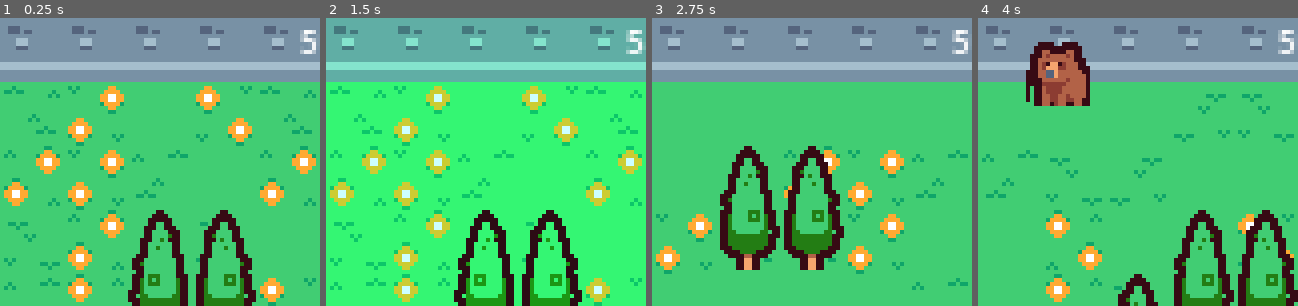
Above: before the commit, frames 1-4 (left to right).
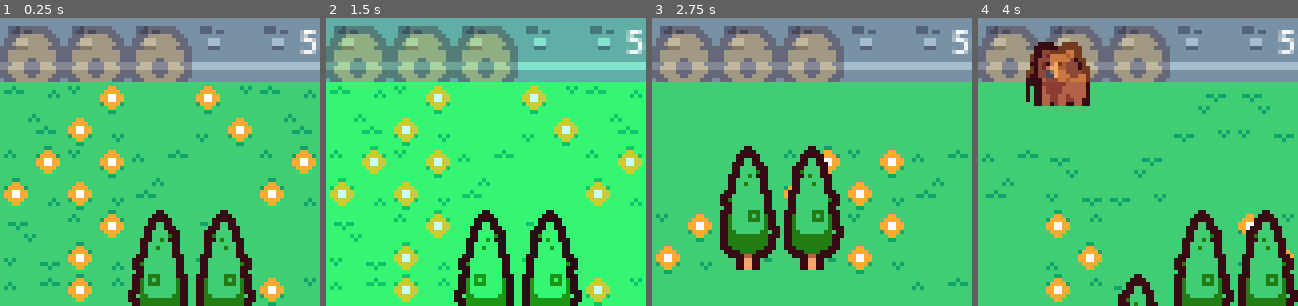
Above: after the commit, the same moments.

Repository: QuantumDamage/Seasonal-Consequences
Game: Godot game, scene res://scenes/Main.tscn
Two runs of this game, one before a commit and one after it. Both use one fixed random seed, a clock stepped at 60 frames per second and the inputs below.
Inputs:
- Up to frame 1 (0.25 s): no input
- Up to frame 2 (1.5 s): tap Enter at 0.5 s; hold Right (ui_right) 0.53-1.28 s; tap U (pora_roku) at 0.6, 1.35 s; hold Down (ui_down) from 1.28 s (still down)
- Up to frame 3 (2.75 s): tap E (restart) at 2 s; release Down (ui_down) at 2.03 s; hold Right (ui_right) from 2.03 s (still down); tap U (pora_roku) at 2.1 s
- Up to frame 4 (4 s): release Right (ui_right) at 2.78 s; hold Up (ui_up) 2.78-3.53 s; tap U (pora_roku) at 2.85, 3.6 s; tap E (restart) at 3.5 s; hold Left (ui_left) from 3.53 s (still down)
The pictures show only the part of the screen within x 0-50%, y 0-50%; the shares and areas given below are measured in that part.

The runs differ from the first frame. In frame 1, 10% of the frame differs, in the area x 0-60%, y 2-23%; in frame 2, 10%; in frame 3, 10%; in frame 4, 9.4%.

Commit message:
added beehives counter

Diff:
--- a/scenes/Main.tscn
+++ b/scenes/Main.tscn
@@ -10,6 +10,7 @@
 [ext_resource type="PackedScene" uid="uid://blcavevd3ec8i" path="res://scenes/Wall.tscn" id="6_rn1i6"]
 [ext_resource type="Script" path="res://scripts/WorldTileMap.gd" id="7_0hok2"]
 [ext_resource type="Script" path="res://scripts/BackgroundMusic.gd" id="9_lk64l"]
+[ext_resource type="Script" path="res://scripts/CollectablesDisplayManager.gd" id="11_68jkx"]
 
 [sub_resource type="TileSetAtlasSource" id="TileSetAtlasSource_6nu7n"]
 texture = ExtResource("1_g0yv5")
@@ -1880,3 +1881,6 @@
 
 [node name="BackgroundMusic" type="AudioStreamPlayer" parent="."]
 script = ExtResource("9_lk64l")
+
+[node name="CollectablesDisplayManager" type="Node2D" parent="."]
+script = ExtResource("11_68jkx")
--- /dev/null
+++ b/scripts/CollectablesDisplayManager.gd
@@ -0,0 +1,26 @@
+extends Node2D
+
+var BEEHIVE_SLOTS = 3  # Domyślna wartość, może być zmieniona przy inicjalizacji
+const SLOT_SIZE = 16  # Zmniejszone do 32, bo oryginalna tekstura ma 16x16
+
+var collected_beehives = 0
+var beehive_slots = []
+
+var beehive_texture = preload("res://assets/town_packed_converted.png")
+
+func initialize(n: int):
+	BEEHIVE_SLOTS = n
+	for i in range(BEEHIVE_SLOTS):
+		var slot = Sprite2D.new()
+		slot.texture = beehive_texture
+		slot.region_enabled = true
+		slot.region_rect = Rect2(160, 112, 16, 16)  # Zakładając, że to są poprawne koordynaty dla tekstury ula
+		slot.position = Vector2(i * SLOT_SIZE + 8, 8)
+		slot.modulate = Color(1, 1, 1, 0.3)  # Prawie przezroczysty
+		add_child(slot)
+		beehive_slots.append(slot)
+
+func add_beehive():
+	if collected_beehives < BEEHIVE_SLOTS:
+		beehive_slots[collected_beehives].modulate = Color(1, 1, 1, 1)  # Pełna nieprzezroczystość
+		collected_beehives += 1
--- a/scripts/Main.gd
+++ b/scripts/Main.gd
@@ -32,7 +32,14 @@
 const BEEHIVE_CHANCE = 0.02
 const FISH_CHANCE = 0.02
 
+var beehive_display
+
 func _ready():
+	beehive_display = $CollectablesDisplayManager
+	beehive_display.position = Vector2(0, 0)  # Dostosuj pozycję
+	add_child(beehive_display)
+	beehive_display.initialize(3)  # Inicjalizacja z 3 slotami (lub inną liczbą)
+
 	spawn_initial_objects()
 	spawn_enemies(0)
 	spawn_collecables(0)
@@ -41,7 +48,11 @@
 
 func _on_drop_place_entered(body):
 	if body.is_in_group("bear"):
+		if body.has_collectable == true:
+			beehive_display.add_beehive()
 		bear.drop_stuff()
+
+
 
 
 func _on_game_over():
Not shown: 1 places in scenes/Main.tscn that only renumber resources
